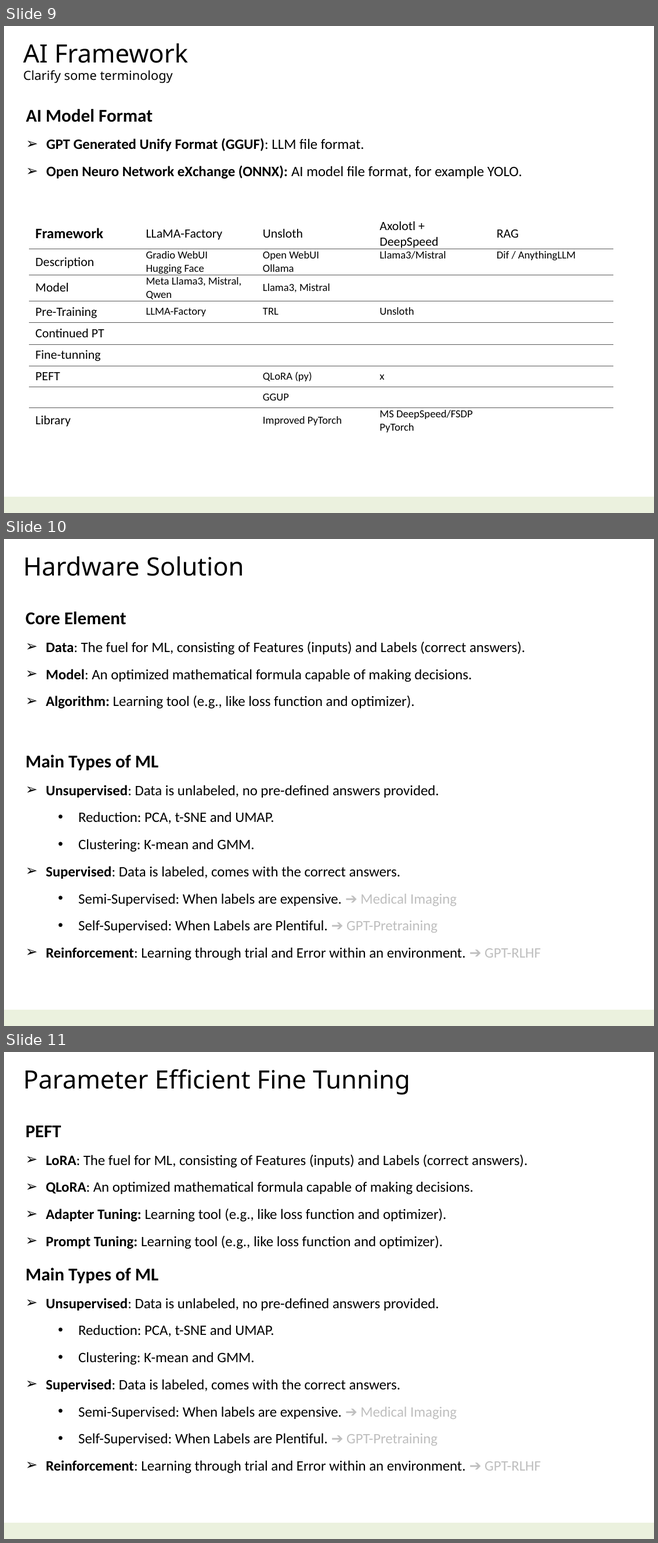
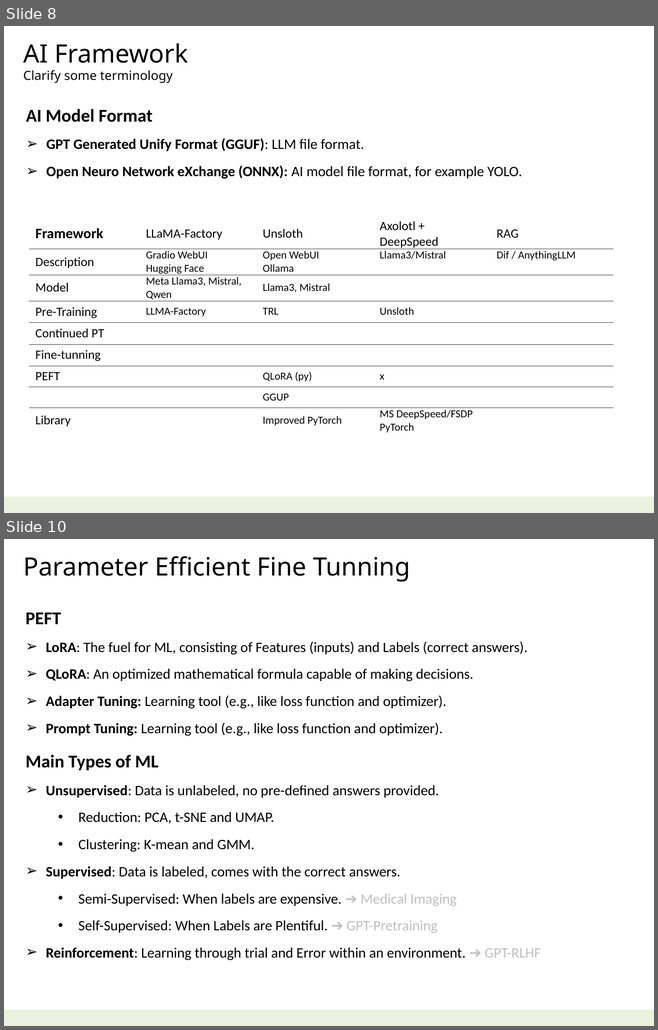
Before and after one commit to navibator/crazy-ai, a slide deck: ai-gemma.pptx. Shown one above the other, each under a label of ours: slides 9, 10 and 11 before the commit, slides 8 and 10 after it; the slides between them are not shown. The pictures are 658x1543 and 658x1030 pixels, drawn with LibreOffice and Linux fonts; fonts in the diff are those of the drawing. Boxes give left, top, right and bottom in pixels: in the first picture for what was removed or moved away, otherwise in the second. Text is boxed around its words. In the diff, an @@ line names an element or a change of style, - is before the commit and + after.

```diff
--- a/ai-gemma.pptx
+++ b/ai-gemma.pptx
@@ slide 10 removed at bbox=[4, 539, 654, 1026], background #FFFFFF; not listed: 1 template element that a slide beside it also shows @@
@@ text removed at bbox=[23, 556, 244, 576] @@
-Hardware Solution
@@ text removed at bbox=[25, 611, 525, 709] @@
-Core Element
-➢ Data: The fuel for ML, consisting of Features (inputs) and Labels (correct answers).
-➢ Model: An optimized mathematical formula capable of making decisions.
-➢ Algorithm: Learning tool (e.g., like loss function and optimizer).
@@ text removed at bbox=[25, 755, 540, 961] @@
-Main Types of ML
-➢ Unsupervised: Data is unlabeled, no pre-defined answers provided.
-  • Reduction: PCA, t-SNE and UMAP.
-  • Clustering: K-mean and GMM.
-➢ Supervised: Data is labeled, comes with the correct answers.
-  • Semi-Supervised: When labels are expensive. ➔ Medical Imaging
-  • Self-Supervised: When Labels are Plentiful. ➔ GPT-Pretraining
-➢ Reinforcement: Learning through trial and Error within an environment. ➔ GPT-RLHF
@@ what was slide 9 is now slide 8 @@
@@ what was slide 11 is now slide 10 @@
```
Also in this commit, not shown: 5 slides changed, 2 slides added, 2 other slides removed, 1 other file.
